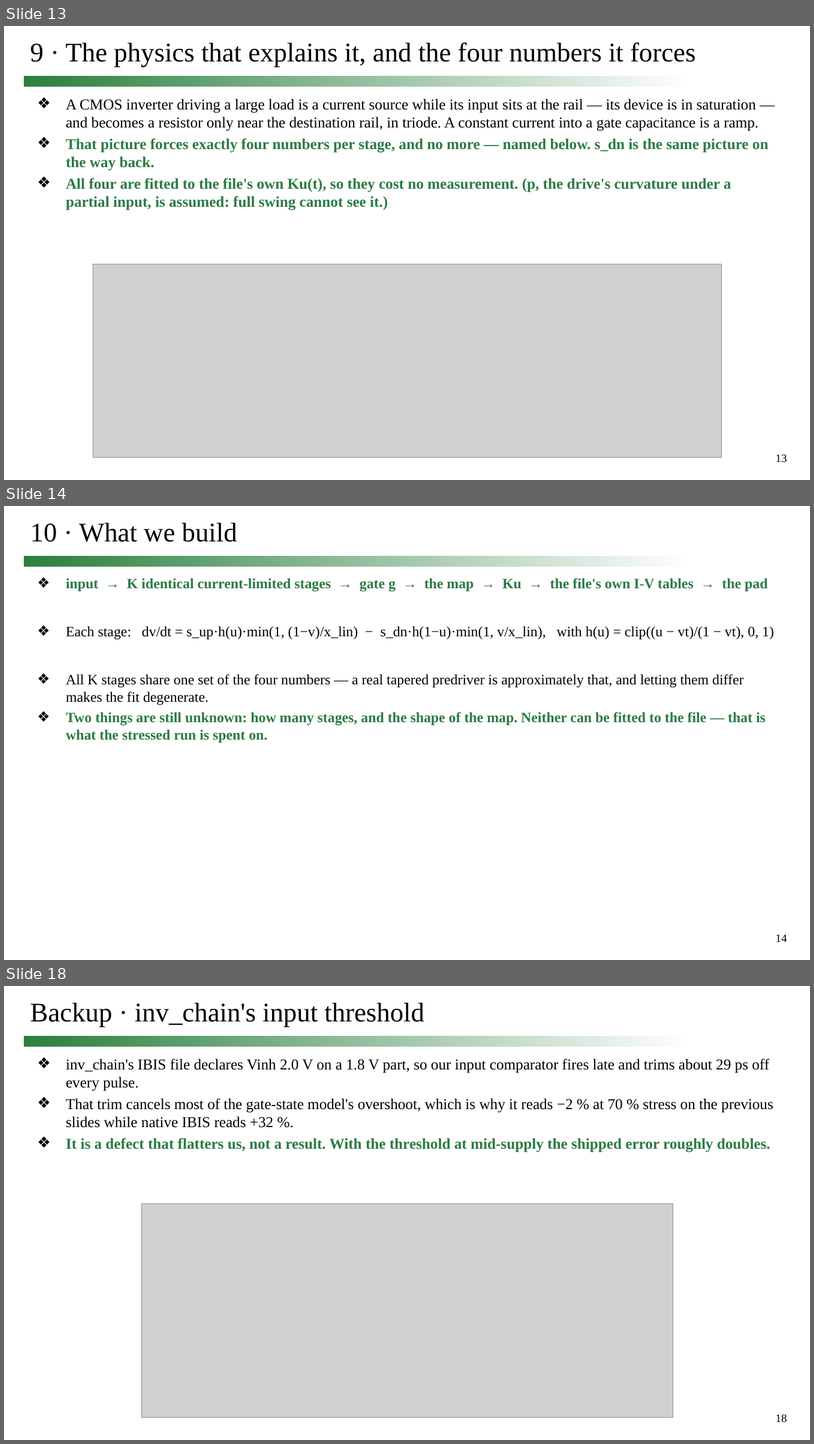
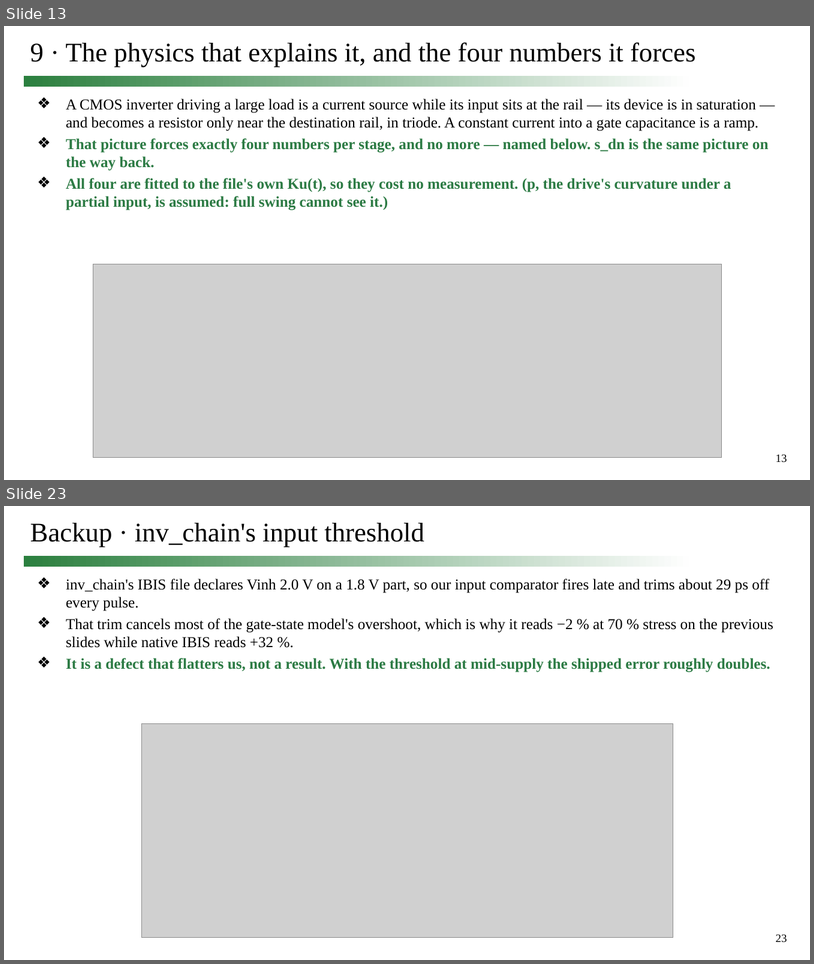
Before and after one commit to simon9721/ibis_comparison, a slide deck: results/meeting_deck_2026-09-24/0924_track1_story.pptx. Shown one above the other, each under a label of ours: slides 13, 14 and 18 before the commit, slides 13 and 23 after it; the slides between them are not shown. The pictures are 814x1444 and 814x964 pixels, drawn with LibreOffice and Linux fonts; fonts in the diff are those of the drawing; grey boxes stand for pictures. Boxes give left, top, right and bottom in pixels: in the first picture for what was removed or moved away, otherwise in the second. Text is boxed around its words. In the diff, an @@ line names an element or a change of style, - is before the commit and + after.

```diff
--- a/results/meeting_deck_2026-09-24/0924_track1_story.pptx
+++ b/results/meeting_deck_2026-09-24/0924_track1_story.pptx
@@ slide 14 removed at (4, 506, 810, 960), background #FFFFFF; not listed: 2 template elements that a slide beside it also shows @@
@@ title removed at (30, 523, 237, 542) @@
-10 · What we build
@@ text removed at (66, 578, 774, 742) @@
-❖ input → K identical current-limited stages → gate g → the map → Ku → the file's own I-V tables → the pad
-❖ Each stage: dv/dt = s_up·h(u)·min(1, (1−v)/x_lin) − s_dn·h(1−u)·min(1, v/x_lin), with h(u) = clip((u − vt)/(1 − vt), 0, 1)
-❖ All K stages share one set of the four numbers — a real tapered predriver is approximately that, and letting them differ makes the fit degenerate.
-❖ Two things are still unknown: how many stages, and the shape of the map. Neither can be fitted to the file — that is what the stressed run is spent on.
@@ what was slide 18 is now slide 23 @@
@@ page number at (776, 934, 788, 942): text changed @@
-18
+23
```
Also in this commit, not shown: 4 slides changed, 6 slides added, 7 other files.
